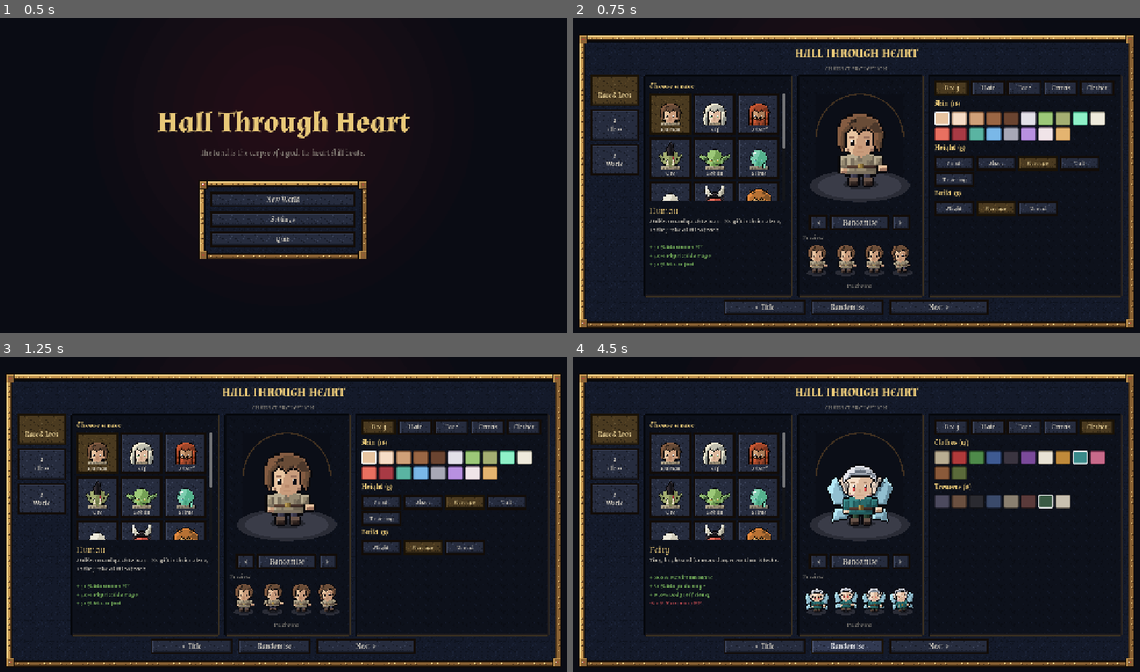
Above: before the commit, frames 1-4 (two rows, left to right).
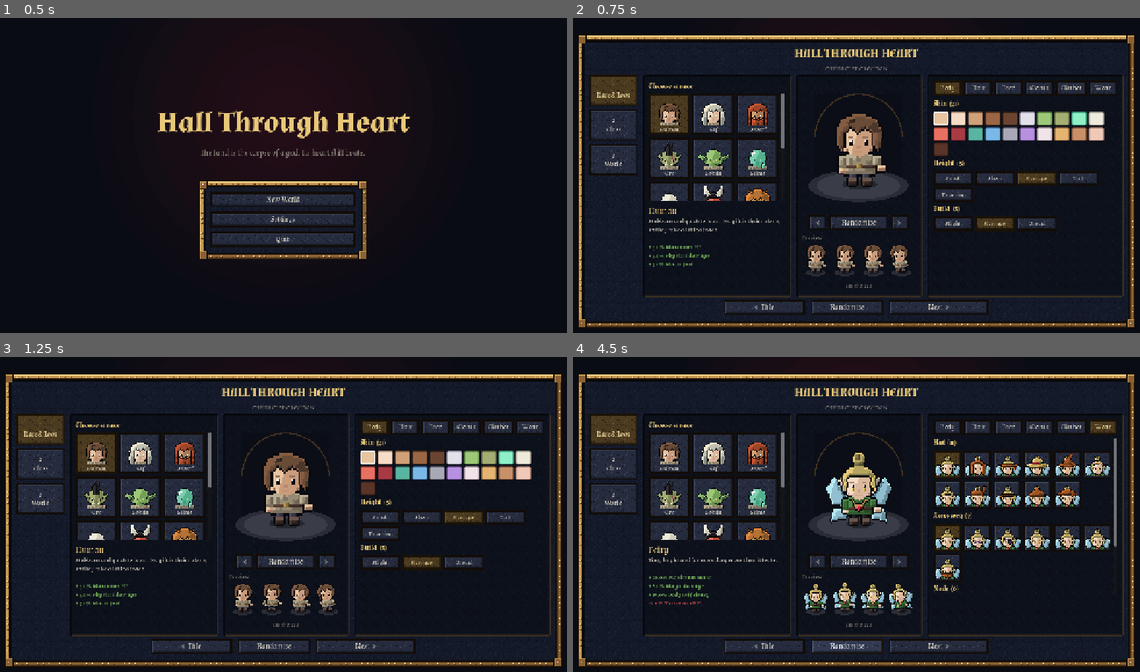
Above: after the commit, the same moments.

Repository: snamberi/Hall-Through-Heart
Game: Godot game, scene res://scenes/menu.tscn
The game is run twice, just before and just after one commit, with the same random seed, the same clock (stepped at 60 frames per second) and the same inputs. Sound files missing from this copy of the repository are replaced by a short silence.
Inputs (mouse positions are in pixels of both pictures, inside the frame that each line leads up to):
- Up to frame 1 (0.5 s): no input
- Up to frame 2 (0.75 s): click "New World" at 0.5 s
- Up to frame 3 (1.25 s): no input
- Up to frame 4 (4.5 s): click "Slime" at 1.25 s; click "Randomise" at 2 s; click "Clothes" at 2.75 s; click (1100, 429) at 3.5 s, where only the run after the commit has a clickable "Wear"; click "Randomise" at 4.25 s

Frame 1 is identical in both runs. In frame 2, 12% of the frame differs, in the area x 1-99%, y 5-99%; in frame 3, 12%; in frame 4, 15%.

Commit message:
More looks for new characters: hats, accessories, neckwear, capes, dyes and more
The creator and wardrobe gain a Wear tab with eleven hats (hood,
bandana, straw hat, wizard hat, flower crown, circlet, feathered cap,
headband, woolly hat, tricorn), six face accessories (spectacles,
eyepatch, monocle, earrings, nose ring, face cloth), five kinds of
neckwear and four capes, coloured with a dye of your choosing. There
are eight more hair styles, three more beards, four more face marks,
and more skin, hair, eye, clothes and trouser colours: 210 choices in
all. Hats hide under helmets like hair. Villagers dress for their trade
from the same wardrobe, and Randomise can roll the new pieces.

Co-Authored-By: Claude Opus 5.5 <noreply@anthropic.com>
Claude-Session: https://claude.ai/code/session_018VKRMzBJrrQDcMAxNX13Ea

Diff:
--- a/scripts/player/appearance.gd
+++ b/scripts/player/appearance.gd
@@ -26,43 +26,53 @@
 	["eeeadc", "cfcab8", "9c9888", "b8b4a2"], ["e87060", "bc4c42", "84302c", "a03c36"], ["a83a44", "802a32", "581a20", "6c222a"],
 	["5ab4a2", "3e8c7c", "2a6458", "34786a"], ["7ab8e8", "5690c4", "3a6894", "487cac"], ["a8a8b6", "848490", "5c5c68", "70707c"],
 	["b890e0", "9068b8", "664888", "7a58a0"], ["f0e4e8", "d4c0c8", "a4909a", "bca8b0"], ["e4b470", "bc8c4c", "8a6030", "a47440"],
+	["c89068", "a06c48", "70482e", "88583a"], ["f0c8b8", "d0a494", "a07868", "bc8e7e"], ["5a3428", "42241a", "2c1610", "361c14"]
 ]
 const SKIN_NAMES: Array[String] = ["Fair", "Pale", "Tan", "Brown", "Dark", "Ashen", "Goblin green", "Olive", "Slime", "Bone", "Ember red", "Crimson",
-	"Scale teal", "Sea blue", "Stone", "Violet", "Moonlit", "Golden"]
+	"Scale teal", "Sea blue", "Stone", "Violet", "Moonlit", "Golden", "Bronze", "Rosy", "Umber"]
 const HAIR: Array[Array] = [
 	["8a6044", "523625", "38241a"], ["3a3238", "1c181c", "100c10"], ["f0d078", "c8a050", "907034"], ["d05a34", "963820", "6a2414"],
 	["f0eef2", "bcbac2", "8a8892"], ["7a8ab0", "4c5a7a", "343e56"], ["fff4d8", "e0d0a8", "b0a078"], ["f090b8", "c06088", "8a3c5c"],
 	["78c860", "4c9838", "306a22"], ["50c8c0", "2c9890", "1a6a64"], ["a070e0", "7448b0", "4c2c80"], ["f09040", "c46820", "8c4410"],
 	["4a5a9a", "303c70", "1e264c"], ["a89080", "7c6858", "544438"],
-]
-const HAIR_NAMES: Array[String] = ["Brown", "Black", "Blond", "Red", "White", "Steel blue", "Platinum", "Rose", "Moss", "Teal", "Violet", "Copper", "Midnight", "Ash"]
+	["c8b8a8", "9c8c7c", "706252"], ["e05050", "a83030", "701c1c"], ["4060c0", "283c8c", "18245c"], ["f8f0a0", "d8c868", "a09038"],
+	["202830", "141a20", "0a0e12"], ["e8a0d8", "b870a8", "804c74"]
+]
+const HAIR_NAMES: Array[String] = ["Brown", "Black", "Blond", "Red", "White", "Steel blue", "Platinum", "Rose", "Moss", "Teal", "Violet", "Copper", "Midnight", "Ash", "Silver", "Scarlet", "Cobalt", "Straw", "Raven", "Orchid"]
 const EYES: Array[Array] = [
 	["2a2228", "1a1418", "0c080c"], ["5ab0ff", "3a80d0", "2458a0"], ["6ad070", "40a048", "246c2c"], ["f0b040", "c08020", "8a5810"], ["ff5050", "d02828", "901414"],
 	["c080ff", "9050d8", "6030a0"], ["c0c8d0", "909aa4", "646e78"], ["ffe060", "e0b830", "a88410"], ["80fff0", "40d8c8", "1ca090"], ["ffffff", "e0e0e8", "b0b0bc"],
-]
-const EYE_NAMES: Array[String] = ["Dark", "Blue", "Green", "Amber", "Red", "Violet", "Grey", "Gold", "Glowing cyan", "White"]
+	["8a5a30", "6a4020", "482a14"], ["ff80c0", "d05090", "903060"], ["a0ff60", "70d030", "409018"]
+]
+const EYE_NAMES: Array[String] = ["Dark", "Blue", "Green", "Amber", "Red", "Violet", "Grey", "Gold", "Glowing cyan", "White", "Hazel", "Pink", "Lime"]
 const CLOTHES: Array[Array] = [
 	["b9ad92", "968a72", "6e6454", "7d7260"], ["b03a3a", "862a2c", "5a1a1e", "6e2226"], ["4e8a4a", "386a36", "264a24", "2e5a2c"],
 	["3e5a92", "2c4472", "1e2e50", "26385e"], ["3a3440", "28242e", "18161e", "201c26"], ["7a4a9a", "5c3678", "3e2452", "4a2c62"],
 	["e8e2d4", "c4bcaa", "948c7a", "aca492"], ["c08a3a", "966a2a", "6a4a1c", "7c5822"], ["3a8a8a", "2a6a6c", "1c4a4e", "225a5c"],
 	["c86a8a", "9c4a6a", "6e2e48", "843a58"], ["8a5a3a", "6a4028", "462a1a", "583420"], ["5a6a3a", "44522a", "2e3a1c", "384622"],
-]
-const CLOTHES_NAMES: Array[String] = ["Undyed", "Red", "Green", "Blue", "Black", "Purple", "White", "Ochre", "Teal", "Rose", "Leather", "Moss"]
+	["d0a030", "a87c20", "785814", "8c6618"], ["5a8ac8", "4068a0", "2c4874", "345484"], ["a03a6a", "7c2a52", "561c38", "662044"],
+	["6a6a74", "50505a", "38383e", "424248"], ["e07a30", "b45a20", "7e3e14", "924818"], ["8ac0a0", "68987e", "48705a", "548268"]
+]
+const CLOTHES_NAMES: Array[String] = ["Undyed", "Red", "Green", "Blue", "Black", "Purple", "White", "Ochre", "Teal", "Rose", "Leather", "Moss", "Saffron", "Sky", "Plum", "Ash grey", "Rust", "Sage"]
 const TROUSERS: Array[Array] = [
 	["4c4a5e", "383648", "272633"], ["6a5040", "4e3a2e", "34261e"], ["2a2a30", "1c1c22", "121216"], ["3a4a6a", "2a3650", "1c2438"],
 	["8a8070", "6a6254", "4a443a"], ["5a3a3a", "422828", "2c1a1a"], ["3a5a44", "2a4432", "1c2e22"], ["c8c0b0", "a09888", "746c60"],
-]
-const TROUSER_NAMES: Array[String] = ["Slate", "Brown", "Black", "Blue", "Linen", "Oxblood", "Forest", "White"]
+	["8a6a3a", "6a5028", "48361a"], ["5a5a8a", "44446a", "2e2e4a"], ["6a2a2a", "4e1e1e", "341414"], ["3a3a3a", "2a2a2a", "1c1c1c"]
+]
+const TROUSER_NAMES: Array[String] = ["Slate", "Brown", "Black", "Blue", "Linen", "Oxblood", "Forest", "White", "Tan", "Indigo", "Maroon", "Charcoal"]
 ## Feature lists: "sheet" is a file in assets/sprites/looks ("" for none).
 const HAIR_STYLES: Array[Dictionary] = [
 	{"name": "Tousled", "sheet": "hair_0"}, {"name": "Cropped", "sheet": "hair_1"}, {"name": "Long", "sheet": "hair_2"}, {"name": "Ponytail", "sheet": "hair_3"},
 	{"name": "Mohawk", "sheet": "hair_4"}, {"name": "Topknot", "sheet": "hair_5"}, {"name": "Spiky", "sheet": "hair_6"}, {"name": "Bob", "sheet": "hair_7"},
 	{"name": "Braids", "sheet": "hair_8"}, {"name": "Wild mane", "sheet": "hair_9"}, {"name": "Side sweep", "sheet": "hair_10"}, {"name": "Curls", "sheet": "hair_11"},
 	{"name": "Curtains", "sheet": "hair_12"}, {"name": "Bald", "sheet": ""},
+	{"name": "Buzz cut", "sheet": "hair_13"}, {"name": "Twin tails", "sheet": "hair_14"}, {"name": "Long braid", "sheet": "hair_15"}, {"name": "Cloud", "sheet": "hair_16"},
+	{"name": "Undercut", "sheet": "hair_17"}, {"name": "Messy bun", "sheet": "hair_18"}, {"name": "Slicked back", "sheet": "hair_19"}, {"name": "Shaggy", "sheet": "hair_20"},
 ]
 const BEARDS: Array[Dictionary] = [
 	{"name": "Clean shaven", "sheet": ""}, {"name": "Moustache", "sheet": "beard_1"}, {"name": "Goatee", "sheet": "beard_2"}, {"name": "Short beard", "sheet": "beard_3"},
 	{"name": "Long beard", "sheet": "beard_4"}, {"name": "Forked beard", "sheet": "beard_5"},
+	{"name": "Chin strap", "sheet": "beard_6"}, {"name": "Mutton chops", "sheet": "beard_7"}, {"name": "Braided beard", "sheet": "beard_8"},
 ]
 const EARS: Array[Dictionary] = [
 	{"name": "Round", "sheet": ""}, {"name": "Pointed", "sheet": "ears_1"}, {"name": "Long", "sheet": "ears_2"}, {"name": "Beast", "sheet": "ears_3", "tint": "hair"},
@@ -82,7 +92,35 @@
 	{"name": "None", "sheet": ""}, {"name": "Scar", "sheet": "mark_1"}, {"name": "War paint", "sheet": "mark_2"}, {"name": "Freckles", "sheet": "mark_3"},
 	{"name": "Blush", "sheet": "mark_4"}, {"name": "Brow gem", "sheet": "mark_5"}, {"name": "Tattoo", "sheet": "mark_6"}, {"name": "Tusks", "sheet": "mark_7"},
 	{"name": "Fangs", "sheet": "mark_8"},
-]
+	{"name": "Woad", "sheet": "mark_9", "color": Color.WHITE}, {"name": "Star", "sheet": "mark_10", "color": Color.WHITE},
+	{"name": "Gold paint", "sheet": "mark_11", "color": Color.WHITE}, {"name": "Third eye", "sheet": "mark_12", "color": Color.WHITE},
+]
+## Things worn: "dyed" ones take the chosen dye colour, the rest keep their own.
+const HATS: Array[Dictionary] = [
+	{"name": "None", "sheet": ""}, {"name": "Hood", "sheet": "hat_1", "dyed": true}, {"name": "Bandana", "sheet": "hat_2", "dyed": true},
+	{"name": "Straw hat", "sheet": "hat_3"}, {"name": "Wizard hat", "sheet": "hat_4", "dyed": true}, {"name": "Flower crown", "sheet": "hat_5"},
+	{"name": "Circlet", "sheet": "hat_6"}, {"name": "Feathered cap", "sheet": "hat_7", "dyed": true}, {"name": "Headband", "sheet": "hat_8", "dyed": true},
+	{"name": "Woolly hat", "sheet": "hat_9", "dyed": true}, {"name": "Tricorn", "sheet": "hat_10", "dyed": true},
+]
+const ACCESSORIES: Array[Dictionary] = [
+	{"name": "None", "sheet": ""}, {"name": "Spectacles", "sheet": "acc_1"}, {"name": "Eyepatch", "sheet": "acc_2"}, {"name": "Monocle", "sheet": "acc_3"},
+	{"name": "Earrings", "sheet": "acc_4"}, {"name": "Nose ring", "sheet": "acc_5"}, {"name": "Face cloth", "sheet": "acc_6", "dyed": true},
+]
+const NECKWEAR: Array[Dictionary] = [
+	{"name": "None", "sheet": ""}, {"name": "Scarf", "sheet": "neck_1", "dyed": true}, {"name": "Fur collar", "sheet": "neck_2"}, {"name": "Shawl", "sheet": "neck_3", "dyed": true},
+	{"name": "Pendant", "sheet": "neck_4"}, {"name": "Bandolier", "sheet": "neck_5"},
+]
+const CAPES: Array[Dictionary] = [
+	{"name": "None", "sheet": ""}, {"name": "Short cape", "sheet": "cape_1", "dyed": true}, {"name": "Long cloak", "sheet": "cape_2", "dyed": true},
+	{"name": "Tattered cloak", "sheet": "cape_3", "dyed": true}, {"name": "Feather mantle", "sheet": "cape_4"},
+]
+## The dye for hats, scarves and capes.
+const DYES: Array[Array] = [
+	["a83030", "7c2020", "541414"], ["2e5a9a", "20427a", "142c54"], ["3e7a3a", "2c5a2a", "1c3c1c"], ["2a2830", "1c1a20", "121014"], ["e8e2d4", "c4bcaa", "948c7a"],
+	["7a4a9a", "5c3678", "3e2452"], ["c8962e", "9c7020", "6c4c14"], ["3a8a8a", "2a6a6c", "1c4a4e"], ["c86a8a", "9c4a6a", "6e2e48"], ["8a5a3a", "6a4028", "462a1a"],
+	["d06a2a", "a44e1c", "723410"], ["6a7a8a", "4e5c6a", "36404a"],
+]
+const DYE_NAMES: Array[String] = ["Crimson", "Royal blue", "Forest", "Black", "Bone white", "Purple", "Gold", "Teal", "Rose", "Leather", "Amber", "Slate"]
 const HEIGHTS: Array[Dictionary] = [
 	{"name": "Small", "scale": 0.88}, {"name": "Short", "scale": 0.94}, {"name": "Average", "scale": 1.0}, {"name": "Tall", "scale": 1.06}, {"name": "Towering", "scale": 1.12},
 ]
@@ -128,6 +166,8 @@
 	["eyes", "Eyes", "EYES", "colour"], ["mark", "Face", "MARKS", "shape"], ["ears", "Ears", "EARS", "shape"], ["horns", "Horns", "HORNS", "shape"],
 	["tail", "Tail", "TAILS", "shape"], ["wings", "Wings", "WINGS", "shape"],
 	["clothes", "Clothes", "CLOTHES", "colour"], ["trousers", "Trousers", "TROUSERS", "colour"],
+	["hat", "Hat", "HATS", "shape"], ["accessory", "Accessory", "ACCESSORIES", "shape"], ["neck", "Neck", "NECKWEAR", "shape"],
+	["cape", "Cape", "CAPES", "shape"], ["dye", "Dye", "DYES", "colour"],
 ]
 ## Looks unlocked by achievements. Each fixes the colours ("skin", "hair",
 ## "clothes", "trousers" as option indices) and may add a hood.
@@ -143,17 +183,18 @@
 		"hair": 2, "clothes": 6, "trousers": 4},
 }
 const DEFAULT := {"race": "human", "skin": 0, "hair": 0, "hair_style": 0, "beard": 0, "eyes": 0, "ears": 0, "horns": 0, "tail": 0, "wings": 0, "mark": 0,
-	"height": 2, "build": 1, "clothes": 0, "trousers": 0, "look": "wanderer"}
+	"height": 2, "build": 1, "clothes": 0, "trousers": 0, "look": "wanderer", "hat": 0, "accessory": 0, "neck": 0, "cape": 0, "dye": 0}
 ## Slots for feature layers, back to front: [slot, appearance key, list, drawn behind the body].
 const FEATURES: Array[Array] = [
-	["tail", "tail", "TAILS", true], ["wings", "wings", "WINGS", true], ["ears", "ears", "EARS", false], ["eyes", "eyes", "", false],
-	["mark", "mark", "MARKS", false], ["beard", "beard", "BEARDS", false], ["hair", "hair_style", "HAIR_STYLES", false], ["horns", "horns", "HORNS", false],
+	["tail", "tail", "TAILS", true], ["wings", "wings", "WINGS", true], ["cape", "cape", "CAPES", true], ["ears", "ears", "EARS", false], ["eyes", "eyes", "", false],
+	["mark", "mark", "MARKS", false], ["neck", "neck", "NECKWEAR", false], ["face", "accessory", "ACCESSORIES", false], ["beard", "beard", "BEARDS", false],
+	["hair", "hair_style", "HAIR_STYLES", false], ["horns", "horns", "HORNS", false], ["hat", "hat", "HATS", false],
 ]
 ## Layers every race has of its own (not chosen in the creator).
 const RACE_LAYERS: Array[String] = ["race", "race_accent"]
 ## Every look layer in drawing order, back to front: [slot, behind body].
-const LAYER_ORDER: Array[Array] = [["tail", true], ["wings", true], ["ears", false], ["race", false], ["eyes", false], ["mark", false],
-	["race_accent", false], ["beard", false], ["hair", false], ["horns", false]]
+const LAYER_ORDER: Array[Array] = [["tail", true], ["wings", true], ["cape", true], ["ears", false], ["race", false], ["eyes", false], ["mark", false],
+	["race_accent", false], ["neck", false], ["face", false], ["beard", false], ["hair", false], ["horns", false], ["hat", false]]
 
 const SHADER := """
 shader_type canvas_item;
@@ -202,6 +243,11 @@
 		"EYES": return EYES
 		"CLOTHES": return CLOTHES
 		"TROUSERS": return TROUSERS
+		"HATS": return HATS
+		"ACCESSORIES": return ACCESSORIES
+		"NECKWEAR": return NECKWEAR
+		"CAPES": return CAPES
+		"DYES": return DYES
 		"HAIR_STYLES": return HAIR_STYLES
 		"BEARDS": return BEARDS
 		"EARS": return EARS
@@ -222,6 +268,7 @@
 		"EYES": return EYE_NAMES[index]
 		"CLOTHES": return CLOTHES_NAMES[index]
 		"TROUSERS": return TROUSER_NAMES[index]
+		"DYES": return DYE_NAMES[index]
 	return str(list(list_name)[index]["name"])
 
 
@@ -264,13 +311,27 @@
 		for row in OPTIONS:
 			if row[0] == key:
 				result[key] = randi() % list(row[2]).size()
-	if randf() < 0.7 and int(result["hair_style"]) != HAIR_STYLES.size() - 1:
-		result["hair_style"] = randi() % (HAIR_STYLES.size() - 1)
+	if randf() < 0.7 and HAIR_STYLES[int(result["hair_style"])]["sheet"] != "":
+		result["hair_style"] = hair_styles_with_hair().pick_random()
 	if randf() < 0.25:
 		result["beard"] = randi() % BEARDS.size()
 	if randf() < 0.3:
 		result["mark"] = randi() % MARKS.size()
 	result["height"] = clampi(int(result["height"]) + randi_range(-1, 1), 0, HEIGHTS.size() - 1)
+	# Now and then something worn: a hat, a scarf, a cloak, spectacles.
+	for entry: Array in [["hat", HATS, 0.3], ["neck", NECKWEAR, 0.25], ["cape", CAPES, 0.2], ["accessory", ACCESSORIES, 0.12]]:
+		if randf() < entry[2]:
+			result[entry[0]] = randi_range(1, (entry[1] as Array).size() - 1)
+	result["dye"] = randi() % DYES.size()
+	return result
+
+
+## Indices of every hair style that has hair.
+static func hair_styles_with_hair() -> Array[int]:
+	var result: Array[int] = []
+	for index in HAIR_STYLES.size():
+		if HAIR_STYLES[index]["sheet"] != "":
+			result.append(index)
 	return result
 
 
@@ -308,7 +369,9 @@
 		if choice["sheet"] == "":
 			continue
 		var tint := Color.WHITE
-		if slot in ["hair", "beard"] or choice.get("tint", "") == "hair":
+		if choice.get("dyed", false):
+			tint = Color(DYES[worn["dye"]][0])
+		elif slot in ["hair", "beard"] or choice.get("tint", "") == "hair":
 			tint = hair
 		elif slot == "ears" or choice.get("tint", "") == "skin":
 			tint = skin
--- a/scripts/player/player_animator.gd
+++ b/scripts/player/player_animator.gd
@@ -32,15 +32,19 @@
 const LAYERS: Array[Dictionary] = [
 	{"name": "look_tail", "behind": true},
 	{"name": "look_wings", "behind": true},
+	{"name": "look_cape", "behind": true},
 	{"name": "cape", "behind": true},
 	{"name": "look_ears", "behind": false},
 	{"name": "look_race", "behind": false},
 	{"name": "look_eyes", "behind": false},
 	{"name": "look_mark", "behind": false},
 	{"name": "look_race_accent", "behind": false},
+	{"name": "look_neck", "behind": false},
+	{"name": "look_face", "behind": false},
 	{"name": "look_beard", "behind": false},
 	{"name": "look_hair", "behind": false},
 	{"name": "look_horns", "behind": false},
+	{"name": "look_hat", "behind": false},
 	{"name": "legs", "behind": false},
 	{"name": "boots", "behind": false},
 	{"name": "chest", "behind": false},
@@ -350,7 +354,7 @@
 ## the character's height.
 var _rest_y := -23.0
 ## Features a helmet covers.
-const UNDER_HELMET: Array[String] = ["hair", "horns"]
+const UNDER_HELMET: Array[String] = ["hair", "horns", "hat"]
 var _features: Dictionary = {}
 
 
--- a/scripts/ui/appearance_editor.gd
+++ b/scripts/ui/appearance_editor.gd
@@ -14,12 +14,13 @@
 	["Hair", ["hair_style", "hair", "beard"]],
 	["Face", ["eyes", "mark", "ears"]],
 	["Extras", ["horns", "tail", "wings"]],
-	["Clothes", ["clothes", "trousers"]],
+	["Clothes", ["clothes", "trousers", "dye"]],
+	["Wear", ["hat", "accessory", "neck", "cape"]],
 ]
 ## Rows drawn as pictures; the rest of the shape rows are named buttons.
-const PICTURED: Array[String] = ["hair_style", "beard", "mark", "ears", "horns", "tail", "wings"]
+const PICTURED: Array[String] = ["hair_style", "beard", "mark", "ears", "horns", "tail", "wings", "hat", "accessory", "neck", "cape"]
 ## Rows whose pictures show the whole figure rather than the head.
-const WHOLE: Array[String] = ["tail", "wings"]
+const WHOLE: Array[String] = ["tail", "wings", "neck", "cape"]
 const THUMB := 62.0
 
 var appearance: Dictionary = Appearance.DEFAULT.duplicate()
--- a/scripts/world/villager_life.gd
+++ b/scripts/world/villager_life.gd
@@ -48,6 +48,13 @@
 		"pays": [["taming_treat", 2], ["sweet_roll", 2], ["topaz_1", 1]],
 		"lines": ["Are you an adventurer? Have you killed a dragon?", "I'm not scared of ghosts. Much.", "Mum says not to go past the lanterns."]},
 }
+## What each trade tends to wear (indices into Appearance's lists).
+const WEAR := {
+	"farmer": {"hat": [3, 2], "neck": [1]}, "woodcutter": {"hat": [9, 8], "neck": [1]}, "fisher": {"hat": [9, 3, 10], "neck": [1]},
+	"miner": {"hat": [8, 2], "neck": [5]}, "hunter": {"hat": [7], "cape": [1, 3], "neck": [2]}, "herbalist": {"hat": [5, 1], "neck": [3, 4]},
+	"baker": {"hat": [2], "neck": [3]}, "guard": {"cape": [1, 2], "neck": [5]}, "elder": {"hat": [1, 4], "neck": [3, 4], "cape": [2]},
+	"child": {"hat": [5, 9]},
+}
 ## Shared remarks, by the hour.
 const MORNING: Array[String] = ["Morning. Mind the mud.", "Up early? Good. Work's waiting.", "The night's done. We made it again."]
 const DUSK: Array[String] = ["Getting dark. Best be indoors soon.", "Lanterns are lit. Stay close.", "Hear that? Probably nothing."]
@@ -70,11 +77,23 @@
 	if race in ["human", "elf", "dwarf"]:
 		look["skin"] = PLAIN_SKINS[random.randi() % PLAIN_SKINS.size()]
 	if random.randf() < 0.85:
-		look["hair_style"] = random.randi() % (Appearance.HAIR_STYLES.size() - 1)
+		var styles := Appearance.hair_styles_with_hair()
+		look["hair_style"] = styles[random.randi() % styles.size()]
 	if job != "child" and random.randf() < 0.3:
 		look["beard"] = random.randi() % Appearance.BEARDS.size()
 	if job == "elder":
 		look["hair"] = 4
+	# Dressed for the work: a hat, maybe something round the neck.
+	var wear: Dictionary = WEAR.get(job, {})
+	if wear.has("hat") and random.randf() < 0.75:
+		look["hat"] = (wear["hat"] as Array)[random.randi() % (wear["hat"] as Array).size()]
+	if wear.has("neck") and random.randf() < 0.5:
+		look["neck"] = (wear["neck"] as Array)[random.randi() % (wear["neck"] as Array).size()]
+	if wear.has("cape") and random.randf() < 0.5:
+		look["cape"] = (wear["cape"] as Array)[random.randi() % (wear["cape"] as Array).size()]
+	if random.randf() < 0.12:
+		look["accessory"] = [1, 3, 4, 5][random.randi() % 4]
+	look["dye"] = random.randi() % Appearance.DYES.size()
 	look["height"] = clampi(int(look.get("height", 2)) + random.randi_range(-1, 1), 0, Appearance.HEIGHTS.size() - 1)
 	look["build"] = random.randi() % Appearance.BUILDS.size()
 	# Names step through the list from a village's own start, so no two
--- a/tests/test_looks.gd
+++ b/tests/test_looks.gd
@@ -46,3 +46,26 @@
 		"plate helmets look the same at every level")
 	t.check(PlayerAnimator.armour_sheet("chest", LootGenerator.make_equipment(5, 0, "leather_vest")) != PlayerAnimator.armour_sheet("chest", LootGenerator.make_equipment(5, 0, "chestplate")),
 		"a leather vest looks like a chestplate")
+
+
+func test_every_choice_has_its_art_and_name(t: TestContext) -> void:
+	for row: Array in Appearance.OPTIONS:
+		var entries := Appearance.list(row[2])
+		t.check(entries.size() > 1, "%s offers no choice" % row[1])
+		for index in entries.size():
+			t.check(Appearance.option_name(row[2], index) != "", "%s %d has no name" % [row[1], index])
+			if row[3] == "shape" and entries[index] is Dictionary and entries[index].get("sheet", "") != "":
+				t.check(ResourceLoader.exists("res://assets/sprites/looks/%s.png" % entries[index]["sheet"]), "%s %d has no art" % [row[1], index])
+	t.equal(Appearance.SKIN_NAMES.size(), Appearance.SKIN_TONES.size(), "every skin has a name")
+	t.equal(Appearance.HAIR_NAMES.size(), Appearance.HAIR.size(), "every hair colour has a name")
+	t.equal(Appearance.EYE_NAMES.size(), Appearance.EYES.size(), "every eye colour has a name")
+	t.equal(Appearance.CLOTHES_NAMES.size(), Appearance.CLOTHES.size(), "every clothes colour has a name")
+	t.equal(Appearance.TROUSER_NAMES.size(), Appearance.TROUSERS.size(), "every trouser colour has a name")
+	t.equal(Appearance.DYE_NAMES.size(), Appearance.DYES.size(), "every dye has a name")
+	var dressed := Appearance.for_race("human")
+	dressed.merge({"hat": 4, "accessory": 1, "neck": 1, "cape": 2, "dye": 5}, true)
+	var layers := Appearance.layers(dressed)
+	for slot: String in ["hat", "face", "neck", "cape"]:
+		t.check(layers.has(slot), "a worn %s shows" % slot)
+	t.equal(layers["hat"]["tint"], Color(Appearance.DYES[5][0]), "a dyed hat takes the dye")
+	t.check(Appearance.option_count() >= 200, "plenty of choices (%d)" % Appearance.option_count())
Binary file added: assets/sprites/looks/acc_1.png
Not shown, added: assets/sprites/looks/acc_1.png.import
Binary file added: assets/sprites/looks/acc_2.png
Not shown, added: assets/sprites/looks/acc_2.png.import
Binary file added: assets/sprites/looks/acc_3.png
Not shown, added: assets/sprites/looks/acc_3.png.import
Binary file added: assets/sprites/looks/acc_4.png
Not shown, added: assets/sprites/looks/acc_4.png.import
Binary file added: assets/sprites/looks/acc_5.png
Not shown, added: assets/sprites/looks/acc_5.png.import
Binary file added: assets/sprites/looks/acc_6.png
Not shown, added: assets/sprites/looks/acc_6.png.import
(and 68 more such lines)
